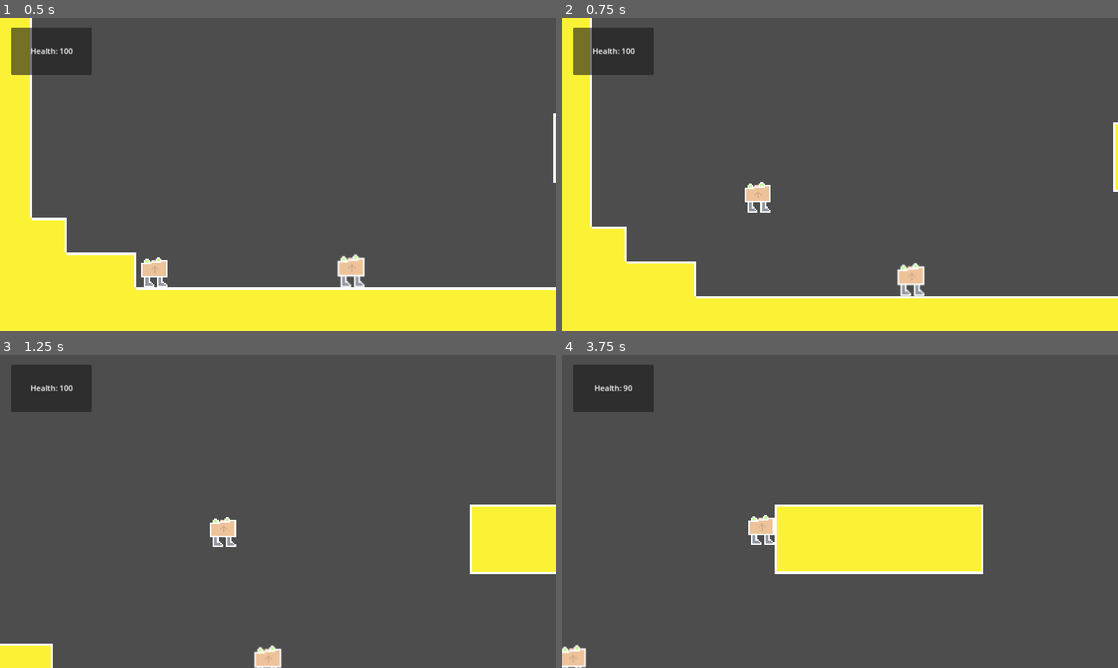
Above: before the commit, frames 1-4 (two rows, left to right).
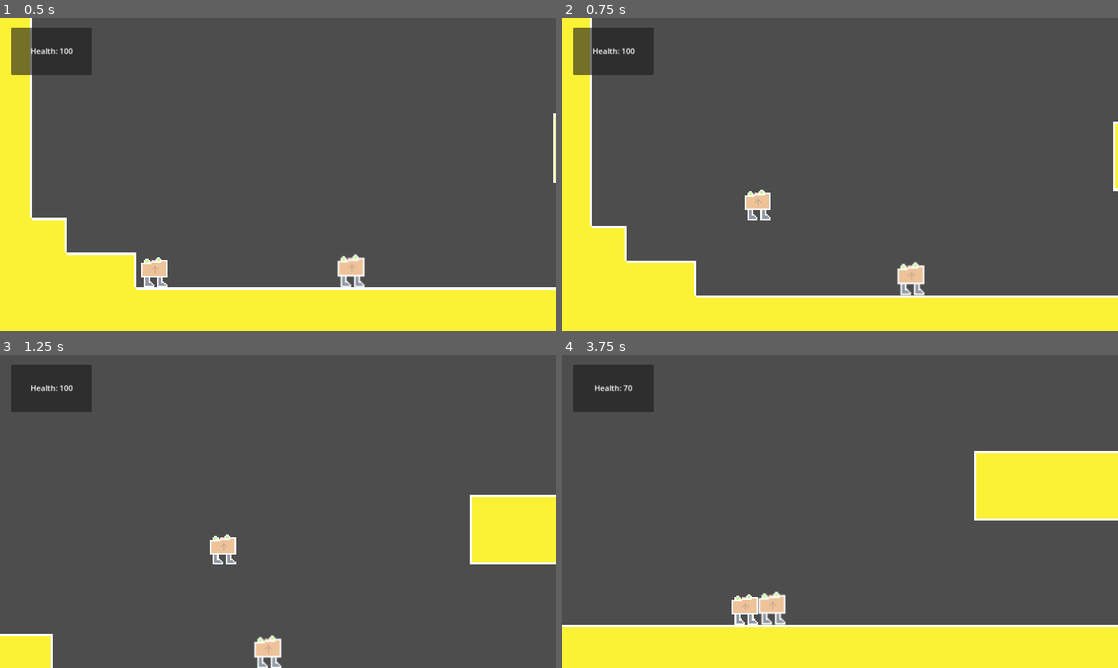
Above: after the commit, the same moments.

Repository: ShardHero/Main
Game: Godot game, scene res://scenes/level1.tscn
The game is run twice, just before and just after one commit, with the same random seed, the same clock (stepped at 60 frames per second) and the same inputs.
Inputs:
- Up to frame 1 (0.5 s): no input
- Up to frame 2 (0.75 s): tap Enter (ui_accept) at 0.5 s; hold Right (ui_right) from 0.53 s (still down)
- Up to frame 3 (1.25 s): keep holding Right (ui_right); tap Enter (ui_accept) at 0.77 s
- Up to frame 4 (3.75 s): tap Enter (ui_accept) at 1.52, 3.02 s; release Right (ui_right) at 2.03 s; hold Left (ui_left) 2.03-2.78 s; hold Right (ui_right) from 2.78 s (still down)

Frame 1 is identical in both runs. In frame 2, 1.0% of the frame differs, in the area x 5-100%, y 33-90%; in frame 3, 2.5%; in frame 4, 29%, in the area x 0-100%, y 9-100%.

Commit message:
fixed some minor glitches

Diff:
--- a/scenes/game_manager.gd
+++ b/scenes/game_manager.gd
@@ -18,12 +18,12 @@
 		camera.position.y = 420
 
 	if camera.position.y > 420:
-		camera.position.y = 420
+		camera.position.y = 419
 
 	if player.is_on_floor():
 		y_pos = player.position.y;
 		if not camera.position.y == 420:
-			if not player.position.y + 580 > 420:
+			if not player.position.y + 540 > 420:
 				camera.position.y = player.position.y + 540;
 				if camera.position.y < 265:
 					camera.position.y = 265
--- a/scenes/main character.gd
+++ b/scenes/main character.gd
@@ -1,7 +1,7 @@
 extends CharacterBody2D
 
 const SPEED = 300.0
-const JUMP_VELOCITY = -600.0
+const JUMP_VELOCITY = -550.0
 @onready var char_sprite_2d = $AnimatedSprite2D
 @onready var game_manager = %GameManager
 
